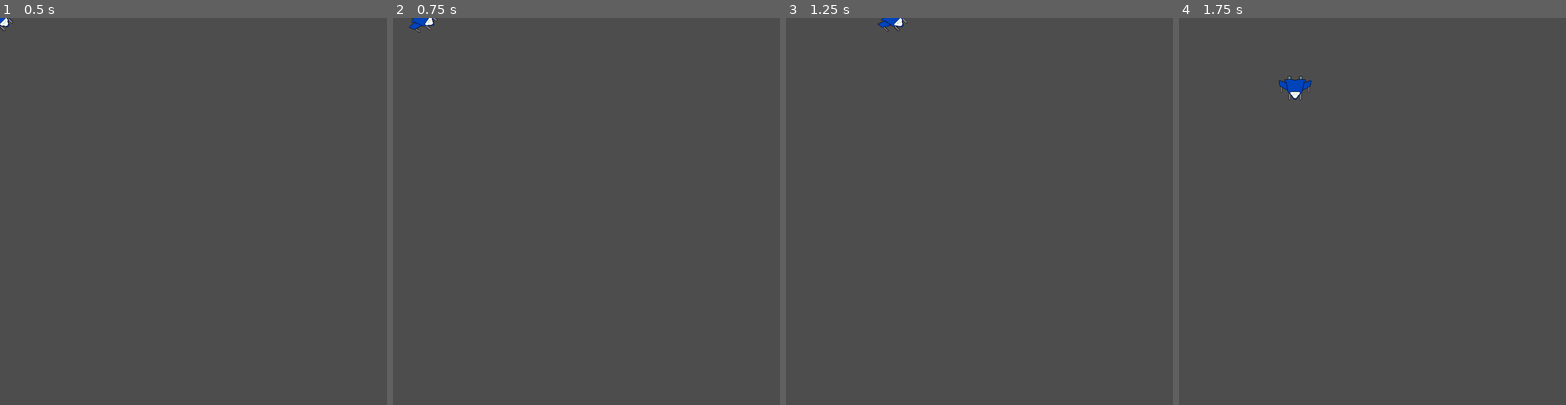
Above: before the commit, frames 1-4 (left to right).
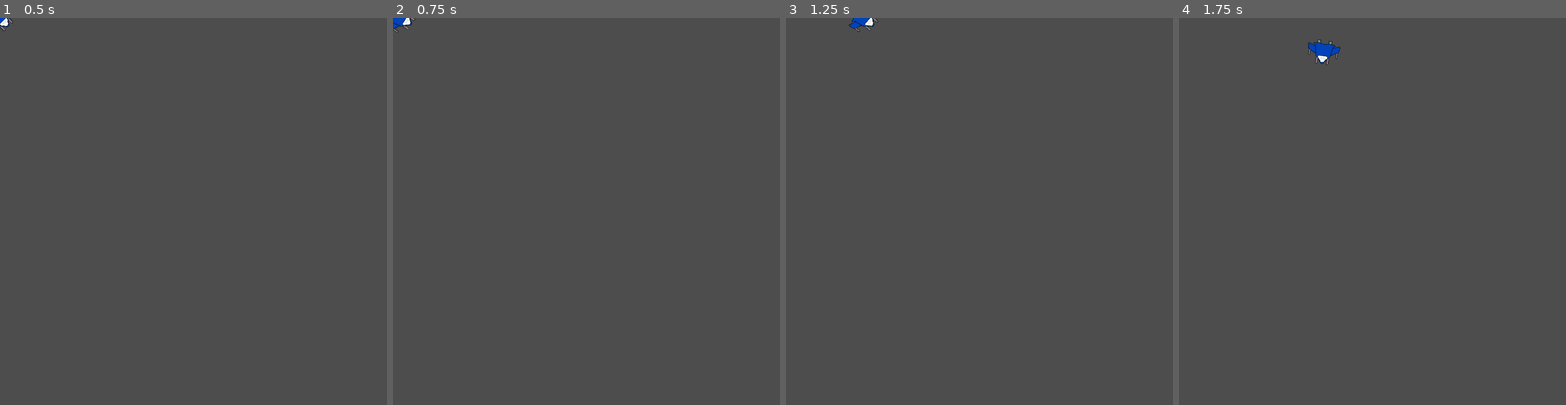
Above: after the commit, the same moments.

Repository: daltHub/Untitled-Space-Game
Game: Godot game, scene res://player.tscn
The game is run twice, just before and just after one commit, with the same random seed, the same clock (stepped at 60 frames per second) and the same inputs. The project has no main scene, so this scene is started directly.
Inputs (mouse positions are in pixels of both pictures, inside the frame that each line leads up to):
- Up to frame 1 (0.5 s): no input
- Up to frame 2 (0.75 s): tap Enter at 0.5 s; move the mouse to (671, 192) at 0.52 s; hold D (move_right) from 0.53 s (still down); hold Shift (dash) from 0.53 s (still down)
- Up to frame 3 (1.25 s): keep holding D (move_right); keep holding Shift (dash)
- Up to frame 4 (1.75 s): move the mouse to (1295, 230) at 1.27 s; release D (move_right) at 1.28 s; release Shift (dash) at 1.28 s; hold S (move_down) from 1.28 s (still down); tap Shift (dash) at 1.35 s

Frame 1 is identical in both runs. In frame 2, 0.3% of the frame differs, in the area x 0-12%, y 0-4%; in frame 3, 0.3%; in frame 4, 0.6%, in the area x 25-42%, y 5-22%.

Commit message:
Changed player node type and added physics movement

Diff:
--- a/player.gd
+++ b/player.gd
@@ -1,35 +1,37 @@
-extends Area2D
+extends CharacterBody2D
 
-@export var speed = 400 # How fast the player will move (pixels/sec).
+
+var max_speed = 400
+var acceleration = 1000
+var friction = 600
 var screen_size # Size of the game window.
+var input = Vector2.ZERO
 
 # Called when the node enters the scene tree for the first time.
 func _ready():
 	screen_size = get_viewport_rect().size
 
 
+func get_movement_input():
+	input.x = int(Input.is_action_pressed("move_right")) - int(Input.is_action_pressed("move_left"))
+	input.y = int(Input.is_action_pressed("move_down")) - int(Input.is_action_pressed("move_up"))
+	return input.normalized()
 
-# Called every frame. 'delta' is the elapsed time since the previous frame.
-func _process(delta):
+
+func player_movement(delta):
+	input = get_movement_input()
+	if input == Vector2.ZERO:
+		if velocity.length() > (friction*delta):
+			velocity-=velocity.normalized() * (friction*delta)
+		else:
+			velocity = Vector2.ZERO
+	else:
+		velocity += (input * acceleration * delta)
+		velocity = velocity.limit_length(max_speed)
+	move_and_slide()
+	return
+
+
+func _physics_process(delta):
 	look_at(get_global_mouse_position())
-	var velocity = Vector2.ZERO # The player's movement vector.
-	if Input.is_action_pressed("move_right"):
-		velocity.x += 1
-	if Input.is_action_pressed("move_left"):
-		velocity.x -= 1
-	if Input.is_action_pressed("move_down"):
-		velocity.y += 1
-	if Input.is_action_pressed("move_up"):
-		velocity.y -= 1
-
-	if Input.is_action_pressed("dash"):
-		velocity.y = velocity.y*30
-		velocity.x = velocity.x*30
-
-	if velocity.length() > 0:
-		velocity = velocity.normalized() * speed
-		$AnimatedSprite2D.play()
-	else:
-		$AnimatedSprite2D.stop()
-	position += velocity * delta
-	position = position.clamp(Vector2.ZERO, screen_size)
+	player_movement(delta)
--- a/player.tscn
+++ b/player.tscn
@@ -14,7 +14,7 @@
 "speed": 5.0
 }]
 
-[node name="Player" type="Area2D"]
+[node name="Player" type="CharacterBody2D"]
 script = ExtResource("1_shv4u")
 
 [node name="AnimatedSprite2D" type="AnimatedSprite2D" parent="."]
